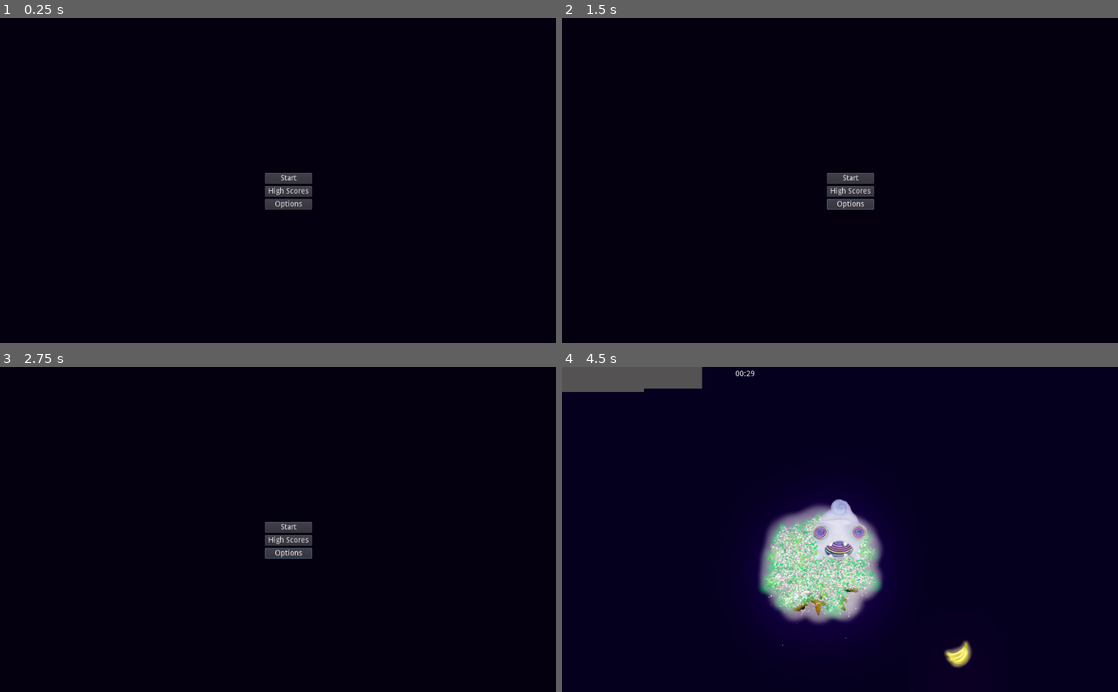
Above: before the commit, frames 1-4 (two rows, left to right).
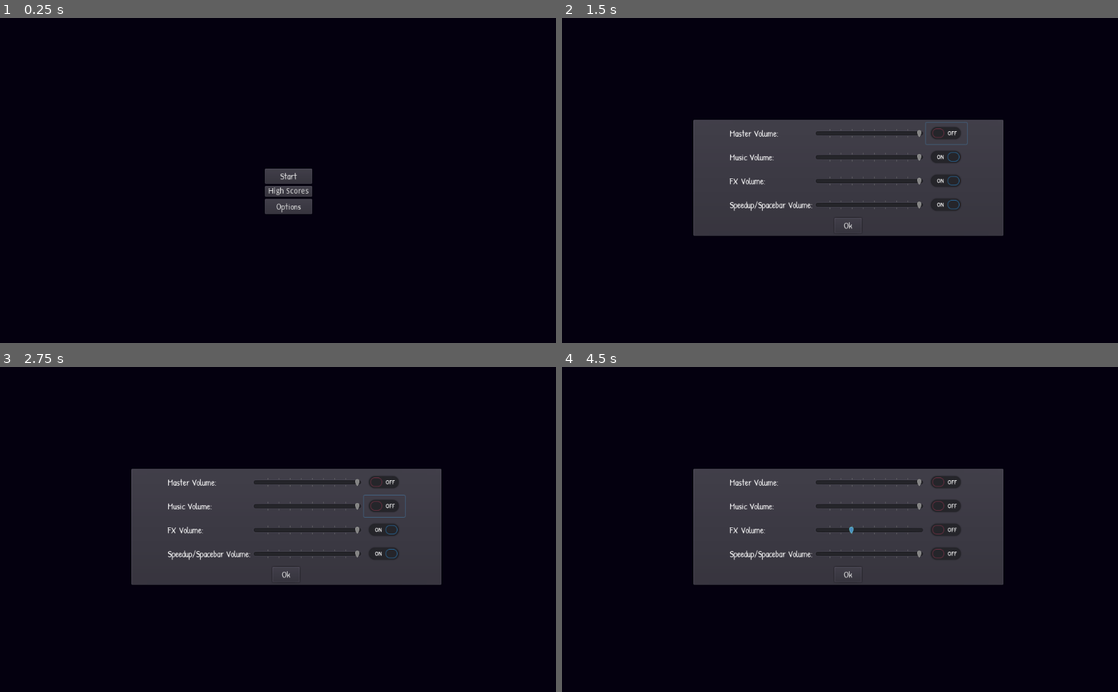
Above: after the commit, the same moments.

Repository: FastLikeAstar/HedgeJam4
Game: Godot game, scene res://menus/Menu.tscn
The game is run twice, just before and just after one commit, with the same random seed, the same clock (stepped at 60 frames per second) and the same inputs. Before the commit the project starts from res://Menu.tscn.
Inputs (mouse positions are in pixels of both pictures, inside the frame that each line leads up to):
- Up to frame 1 (0.25 s): no input
- Up to frame 2 (1.5 s): click "Options" at 0.5 s; click (945, 135) at 1.27 s
- Up to frame 3 (2.75 s): click (383, 506) at 2.02 s
- Up to frame 4 (4.5 s): click (945, 529) at 2.77 s; click (945, 552) at 3.52 s; click "Start" at 4.25 s

The runs differ from the first frame. In frame 1, 0.3% of the frame differs, in the area x 47-57%, y 46-61%; in frame 2, 19%; in frame 3, 19%; in frame 4, 27%, in the area x 0-80%, y 0-93%.

Commit message:
Added more audio feedback and audio settings

Diff:
--- /dev/null
+++ b/AudioSettings.gd
@@ -0,0 +1,106 @@
+extends Control
+
+
+# Declare member variables here. Examples:
+# var a = 2
+# var b = "text"
+var masterVolume;
+var fxVolume;
+var musicVolume;
+var spacebarVolume;
+
+var masterOn;
+var fxOn;
+var musicOn;
+var spacebarOn;
+
+# Called when the node enters the scene tree for the first time.
+func _ready():
+	masterVolume = AudioServer.get_bus_volume_db(0);
+	fxVolume = AudioServer.get_bus_volume_db(2);
+	musicVolume = AudioServer.get_bus_volume_db(1);
+	spacebarVolume = AudioServer.get_bus_volume_db(4);
+	masterOn = AudioServer.is_bus_mute(0);
+	fxOn = AudioServer.is_bus_mute(2);
+	musicOn = AudioServer.is_bus_mute(1);
+	spacebarOn = AudioServer.is_bus_mute(4);
+
+
+# Called every frame. 'delta' is the elapsed time since the previous frame.
+#func _process(delta):
+#	pass
+
+
+
+
+
+func _on_masterVolumeSlider_value_changed(value):
+	AudioServer.set_bus_volume_db(0, value);
+	AudioManager.play_fx("big_chomp");
+
+
+
+func _on_musicVolumeSlider_value_changed(value):
+	AudioServer.set_bus_volume_db(1, value);
+
+
+
+func _on_fxVolumeSlider_value_changed(value):
+	AudioServer.set_bus_volume_db(2, value);
+	AudioServer.set_bus_volume_db(3, value);
+	AudioManager.play_fx("big_chomp")
+
+
+
+func _on_spacebarVolumeSlider_value_changed(value):
+	AudioServer.set_bus_volume_db(4, value);
+	AudioManager.play_click();
+
+
+
+func _on_masterMute_toggled(button_pressed):
+	AudioServer.set_bus_mute(0,!button_pressed);
+	AudioManager.play_click();
+
+
+
+func _on_spacebarMute_toggled(button_pressed):
+	AudioServer.set_bus_mute(4,!button_pressed);
+	AudioManager.play_click();
+
+
+
+func _on_fxMute_toggled(button_pressed):
+	AudioServer.set_bus_mute(2,!button_pressed);
+	AudioServer.set_bus_mute(3,!button_pressed);
+	AudioManager.play_click();
+
+
+
+func _on_musicMute_toggled(button_pressed):
+	AudioServer.set_bus_mute(1,!button_pressed);
+	AudioManager.play_click();
+
+
+
+func _on_Button_pressed():
+	self.visible = false;
+
+
+
+func _on_masterMute_mouse_entered():
+	AudioManager.play_hover();
+
+
+func _on_musicMute_mouse_entered():
+	AudioManager.play_hover();
+
+
+
+func _on_fxMute_mouse_entered():
+	AudioManager.play_hover();
+
+
+
+func _on_spacebarMute_mouse_entered():
+	AudioManager.play_hover();
--- a/audio/AudioManager.gd
+++ b/audio/AudioManager.gd
@@ -55,3 +55,14 @@
 # Called every frame. 'delta' is the elapsed time since the previous frame.
 #func _process(delta):
 #	pass
+func player_levelup():
+	$LevelUp.play();
+
+func player_speedup():
+	$SpeedUp.play();
+
+func play_hover():
+	$Hover.play();
+
+func play_click():
+	$OnClick.play();
--- a/audio/AudioManager.tscn
+++ b/audio/AudioManager.tscn
@@ -7,6 +7,9 @@
 [ext_resource path="res://audio/kyle_biting_carrot2.wav" type="AudioStream" id=5]
 [ext_resource path="res://audio/kyle_biting_carrot1.wav" type="AudioStream" id=6]
 [ext_resource path="res://audio/kyle_fingers_on_pad_fast_tapping.wav" type="AudioStream" id=7]
+[ext_resource path="res://audio/kyle_mouth_bubble_pop.wav" type="AudioStream" id=8]
+[ext_resource path="res://audio/kyle_tongue_click_low.wav" type="AudioStream" id=9]
+[ext_resource path="res://audio/kyle_mouth_raindrop.wav" type="AudioStream" id=10]
 
 [node name="AudioManager" type="Node"]
 script = ExtResource( 1 )
@@ -27,7 +30,7 @@
 
 [node name="Steps" type="AudioStreamPlayer" parent="."]
 stream = ExtResource( 4 )
-volume_db = 5.0
+volume_db = 8.0
 bus = "Movement"
 
 [node name="BigChomp" type="AudioStreamPlayer" parent="."]
@@ -42,10 +45,25 @@
 
 [node name="BiggerSteps" type="AudioStreamPlayer" parent="."]
 stream = ExtResource( 2 )
-volume_db = 5.0
+volume_db = -5.487
+pitch_scale = 1.2
 bus = "Movement"
 
 [node name="GiantSteps" type="AudioStreamPlayer" parent="."]
 stream = ExtResource( 7 )
-volume_db = 5.0
+volume_db = 8.0
+pitch_scale = 1.3
 bus = "Movement"
+
+[node name="SpeedUp" type="AudioStreamPlayer" parent="."]
+
+[node name="Hover" type="AudioStreamPlayer" parent="."]
+stream = ExtResource( 10 )
+bus = "Effects"
+
+[node name="OnClick" type="AudioStreamPlayer" parent="."]
+stream = ExtResource( 9 )
+bus = "Effects"
+
+[node name="LevelUp" type="AudioStreamPlayer" parent="."]
+stream = ExtResource( 8 )
--- a/default_bus_layout.tres
+++ b/default_bus_layout.tres
@@ -1,21 +1,38 @@
-[gd_resource type="AudioBusLayout" format=2]
+[gd_resource type="AudioBusLayout" load_steps=3 format=2]
+
+[sub_resource type="AudioEffectLimiter" id=2]
+resource_name = "Limiter"
+
+[sub_resource type="AudioEffectLimiter" id=1]
+resource_name = "Limiter"
 
 [resource]
+bus/0/volume_db = 0.662756
 bus/1/name = "Music"
 bus/1/solo = false
 bus/1/mute = false
 bus/1/bypass_fx = false
-bus/1/volume_db = -80.0
+bus/1/volume_db = 0.464998
 bus/1/send = "Master"
+bus/1/effect/0/effect = SubResource( 2 )
+bus/1/effect/0/enabled = true
 bus/2/name = "Movement"
 bus/2/solo = false
 bus/2/mute = false
 bus/2/bypass_fx = false
 bus/2/volume_db = 0.0
 bus/2/send = "Master"
+bus/2/effect/0/effect = SubResource( 1 )
+bus/2/effect/0/enabled = true
 bus/3/name = "Effects"
 bus/3/solo = false
 bus/3/mute = false
 bus/3/bypass_fx = false
-bus/3/volume_db = -80.0
+bus/3/volume_db = -0.526013
 bus/3/send = "Master"
+bus/4/name = "SpeedUp"
+bus/4/solo = false
+bus/4/mute = false
+bus/4/bypass_fx = false
+bus/4/volume_db = 0.0
+bus/4/send = "Master"
--- /dev/null
+++ b/feedback/ButtonJuice.gd
@@ -0,0 +1,25 @@
+extends Button
+
+
+# Declare member variables here. Examples:
+# var a = 2
+# var b = "text"
+onready var particleScene = preload("res://feedback/FeedbackParticles.tscn");
+var particles
+# Called when the node enters the scene tree for the first time.
+func _ready():
+	self.connect("mouse_entered", self, "on_hover");
+	self.connect("pressed", self, "on_button_pressed");
+	particles = particleScene.instance();
+	add_child(particles);
+# Called every frame. 'delta' is the elapsed time since the previous frame.
+#func _process(delta):
+#	pass
+func on_button_pressed():
+	var mousePosition = get_viewport().get_mouse_position();
+	particles.position = mousePosition
+	AudioManager.play_click();
+	particles.emitting = true;
+
+func on_hover():
+	AudioManager.play_hover();
--- /dev/null
+++ b/feedback/FeedbackParticles.gd
@@ -0,0 +1,21 @@
+extends CPUParticles2D
+
+
+# Declare member variables here. Examples:
+# var a = 2
+# var b = "text"
+
+
+# Called when the node enters the scene tree for the first time.
+func _ready():
+	pass # Replace with function body.
+
+func _input(event):
+	if event is InputEventMouseButton:
+
+		#event.pressed is True when pressed / False when released
+		if event.pressed == false:
+			emitting = true   # This will start the particle system
+# Called every frame. 'delta' is the elapsed time since the previous frame.
+#func _process(delta):
+#	pass
--- /dev/null
+++ b/feedback/FeedbackParticles.tscn
@@ -0,0 +1,15 @@
+[gd_scene load_steps=2 format=2]
+
+[ext_resource path="res://rainbowBlockGradiant.tres" type="Gradient" id=1]
+
+[node name="FeedbackParticles" type="CPUParticles2D"]
+emitting = false
+amount = 16
+lifetime = 0.6
+one_shot = true
+explosiveness = 1.0
+direction = Vector2( 0, 0 )
+spread = 180.0
+initial_velocity = 50.0
+tangential_accel = -100.0
+color_initial_ramp = ExtResource( 1 )
--- /dev/null
+++ b/menus/AudioMenu.tscn
@@ -0,0 +1,189 @@
+[gd_scene load_steps=7 format=2]
+
+[ext_resource path="res://AudioSettings.gd" type="Script" id=1]
+[ext_resource path="res://feedback/ButtonJuice.gd" type="Script" id=2]
+[ext_resource path="res://new_dynamicfont.tres" type="DynamicFont" id=3]
+[ext_resource path="res://PatrickHand-Regular.ttf" type="DynamicFontData" id=4]
+
+[sub_resource type="DynamicFont" id=1]
+font_data = ExtResource( 4 )
+
+[sub_resource type="DynamicFont" id=2]
+font_data = ExtResource( 4 )
+
+[node name="AudioSettings" type="Popup"]
+anchor_right = 1.0
+anchor_bottom = 1.0
+margin_right = -1024.0
+margin_bottom = -600.0
+grow_horizontal = 2
+grow_vertical = 2
+script = ExtResource( 1 )
+
+[node name="PanelContainer" type="PanelContainer" parent="."]
+margin_left = 240.0
+margin_top = 186.0
+margin_right = 815.0
+margin_bottom = 396.0
+
+[node name="HBoxContainer" type="HBoxContainer" parent="PanelContainer"]
+margin_left = 7.0
+margin_top = 7.0
+margin_right = 568.0
+margin_bottom = 203.0
+alignment = 1
+
+[node name="VBoxContainer" type="VBoxContainer" parent="PanelContainer/HBoxContainer"]
+margin_left = 51.0
+margin_right = 509.0
+margin_bottom = 196.0
+alignment = 1
+
+[node name="HBoxContainer" type="HBoxContainer" parent="PanelContainer/HBoxContainer/VBoxContainer"]
+margin_right = 458.0
+margin_bottom = 40.0
+grow_horizontal = 2
+grow_vertical = 2
+size_flags_horizontal = 3
+
+[node name="Label" type="Label" parent="PanelContainer/HBoxContainer/VBoxContainer/HBoxContainer"]
+margin_top = 13.0
+margin_right = 174.0
+margin_bottom = 27.0
+size_flags_horizontal = 3
+custom_fonts/font = SubResource( 1 )
+text = "Master Volume:"
+
+[node name="masterVolumeSlider" type="HSlider" parent="PanelContainer/HBoxContainer/VBoxContainer/HBoxContainer"]
+margin_left = 178.0
+margin_right = 378.0
+margin_bottom = 40.0
+rect_min_size = Vector2( 200, 0 )
+size_flags_vertical = 1
+min_value = -40.0
+max_value = 0.0
+tick_count = 10
+
+[node name="masterMute" type="CheckButton" parent="PanelContainer/HBoxContainer/VBoxContainer/HBoxContainer"]
+margin_left = 382.0
+margin_right = 458.0
+margin_bottom = 40.0
+pressed = true
+
+[node name="HBoxContainer2" type="HBoxContainer" parent="PanelContainer/HBoxContainer/VBoxContainer"]
+margin_top = 44.0
+margin_right = 458.0
+margin_bottom = 84.0
+
+[node name="Label" type="Label" parent="PanelContainer/HBoxContainer/VBoxContainer/HBoxContainer2"]
+margin_top = 13.0
+margin_right = 174.0
+margin_bottom = 27.0
+size_flags_horizontal = 3
+custom_fonts/font = SubResource( 2 )
+text = "Music Volume:"
+
+[node name="musicVolumeSlider" type="HSlider" parent="PanelContainer/HBoxContainer/VBoxContainer/HBoxContainer2"]
+margin_left = 178.0
+margin_right = 378.0
+margin_bottom = 40.0
+rect_min_size = Vector2( 200, 0 )
+size_flags_vertical = 1
+min_value = -40.0
+max_value = 0.0
+tick_count = 10
+
+[node name="musicMute" type="CheckButton" parent="PanelContainer/HBoxContainer/VBoxContainer/HBoxContainer2"]
+margin_left = 382.0
+margin_right = 458.0
+margin_bottom = 40.0
+pressed = true
+
+[node name="HBoxContainer3" type="HBoxContainer" parent="PanelContainer/HBoxContainer/VBoxContainer"]
+margin_top = 88.0
+margin_right = 458.0
+margin_bottom = 128.0
+
+[node name="Label" type="Label" parent="PanelContainer/HBoxContainer/VBoxContainer/HBoxContainer3"]
+margin_top = 13.0
+margin_right = 174.0
+margin_bottom = 27.0
+size_flags_horizontal = 3
+custom_fonts/font = ExtResource( 3 )
+text = "FX Volume:"
+
+[node name="fxVolumeSlider" type="HSlider" parent="PanelContainer/HBoxContainer/VBoxContainer/HBoxContainer3"]
+margin_left = 178.0
+margin_right = 378.0
+margin_bottom = 40.0
+rect_min_size = Vector2( 200, 0 )
+size_flags_vertical = 1
+min_value = -40.0
+max_value = 0.0
+tick_count = 10
+
+[node name="fxMute" type="CheckButton" parent="PanelContainer/HBoxContainer/VBoxContainer/HBoxContainer3"]
+margin_left = 382.0
+margin_right = 458.0
+margin_bottom = 40.0
+pressed = true
+
+[node name="HBoxContainer4" type="HBoxContainer" parent="PanelContainer/HBoxContainer/VBoxContainer"]
+margin_top = 132.0
+margin_right = 458.0
+margin_bottom = 172.0
+
+[node name="Label" type="Label" parent="PanelContainer/HBoxContainer/VBoxContainer/HBoxContainer4"]
+margin_top = 13.0
+margin_right = 174.0
+margin_bottom = 27.0
+size_flags_horizontal = 3
+custom_fonts/font = ExtResource( 3 )
+text = "Speedup/Spacebar Volume:"
+
+[node name="spacebarVolumeSlider" type="HSlider" parent="PanelContainer/HBoxContainer/VBoxContainer/HBoxContainer4"]
+margin_left = 178.0
+margin_right = 378.0
+margin_bottom = 40.0
+rect_min_size = Vector2( 200, 0 )
+size_flags_vertical = 1
+min_value = -40.0
+max_value = 0.0
+tick_count = 10
+
+[node name="spacebarMute" type="CheckButton" parent="PanelContainer/HBoxContainer/VBoxContainer/HBoxContainer4"]
+margin_left = 382.0
+margin_right = 458.0
+margin_bottom = 40.0
+pressed = true
+
+[node name="HBoxContainer5" type="HBoxContainer" parent="PanelContainer/HBoxContainer/VBoxContainer"]
+margin_top = 176.0
+margin_right = 458.0
+margin_bottom = 196.0
+alignment = 1
+
+[node name="Button" type="Button" parent="PanelContainer/HBoxContainer/VBoxContainer/HBoxContainer5"]
+margin_left = 204.0
+margin_right = 254.0
+margin_bottom = 20.0
+rect_min_size = Vector2( 50, 0 )
+size_flags_horizontal = 0
+size_flags_vertical = 0
+custom_fonts/font = ExtResource( 3 )
+text = "Ok"
+script = ExtResource( 2 )
+
+[connection signal="value_changed" from="PanelContainer/HBoxContainer/VBoxContainer/HBoxContainer/masterVolumeSlider" to="." method="_on_masterVolumeSlider_value_changed"]
+[connection signal="mouse_entered" from="PanelContainer/HBoxContainer/VBoxContainer/HBoxContainer/masterMute" to="." method="_on_masterMute_mouse_entered"]
+[connection signal="toggled" from="PanelContainer/HBoxContainer/VBoxContainer/HBoxContainer/masterMute" to="." method="_on_masterMute_toggled"]
+[connection signal="value_changed" from="PanelContainer/HBoxContainer/VBoxContainer/HBoxContainer2/musicVolumeSlider" to="." method="_on_musicVolumeSlider_value_changed"]
+[connection signal="mouse_entered" from="PanelContainer/HBoxContainer/VBoxContainer/HBoxContainer2/musicMute" to="." method="_on_musicMute_mouse_entered"]
+[connection signal="toggled" from="PanelContainer/HBoxContainer/VBoxContainer/HBoxContainer2/musicMute" to="." method="_on_musicMute_toggled"]
+[connection signal="value_changed" from="PanelContainer/HBoxContainer/VBoxContainer/HBoxContainer3/fxVolumeSlider" to="." method="_on_fxVolumeSlider_value_changed"]
+[connection signal="mouse_entered" from="PanelContainer/HBoxContainer/VBoxContainer/HBoxContainer3/fxMute" to="." method="_on_fxMute_mouse_entered"]
+[connection signal="toggled" from="PanelContainer/HBoxContainer/VBoxContainer/HBoxContainer3/fxMute" to="." method="_on_fxMute_toggled"]
+[connection signal="value_changed" from="PanelContainer/HBoxContainer/VBoxContainer/HBoxContainer4/spacebarVolumeSlider" to="." method="_on_spacebarVolumeSlider_value_changed"]
+[connection signal="mouse_entered" from="PanelContainer/HBoxContainer/VBoxContainer/HBoxContainer4/spacebarMute" to="." method="_on_spacebarMute_mouse_entered"]
+[connection signal="toggled" from="PanelContainer/HBoxContainer/VBoxContainer/HBoxContainer4/spacebarMute" to="." method="_on_spacebarMute_toggled"]
+[connection signal="pressed" from="PanelContainer/HBoxContainer/VBoxContainer/HBoxContainer5/Button" to="." method="_on_Button_pressed"]
--- a/Menu.gd
+++ b/menus/Menu.gd
@@ -12,6 +12,7 @@
 	AudioManager.play_music("menu");
 
 
+
 # Called every frame. 'delta' is the elapsed time since the previous frame.
 #func _process(delta):
 #	pass
@@ -19,3 +20,12 @@
 
 func _on_Start_button_down():
 	get_tree().change_scene("res://level/World.tscn");
+
+
+
+
+
+
+
+func _on_Options_pressed():
+	$AudioSettings.show();
--- a/Menu.tscn
+++ b/menus/Menu.tscn
@@ -1,12 +1,15 @@
-[gd_scene load_steps=3 format=2]
+[gd_scene load_steps=6 format=2]
 
-[ext_resource path="res://Menu.gd" type="Script" id=1]
-[ext_resource path="res://audio/MenuSoundTrack.mp3" type="AudioStream" id=2]
+[ext_resource path="res://menus/AudioMenu.tscn" type="PackedScene" id=2]
+[ext_resource path="res://menus/Menu.gd" type="Script" id=3]
+[ext_resource path="res://audio/MenuSoundTrack.mp3" type="AudioStream" id=4]
+[ext_resource path="res://feedback/ButtonJuice.gd" type="Script" id=5]
+[ext_resource path="res://new_dynamicfont.tres" type="DynamicFont" id=6]
 
 [node name="Control" type="Control"]
 anchor_right = 1.0
 anchor_bottom = 1.0
-script = ExtResource( 1 )
+script = ExtResource( 3 )
 
 [node name="HBoxContainer" type="HBoxContainer" parent="."]
 anchor_right = 1.0
@@ -22,10 +25,12 @@
 alignment = 1
 
 [node name="Start" type="Button" parent="HBoxContainer/VBoxContainer"]
-margin_top = 286.0
+margin_top = 278.0
 margin_right = 87.0
 margin_bottom = 306.0
+custom_fonts/font = ExtResource( 6 )
 text = "Start"
+script = ExtResource( 5 )
 
 [node name="High Scores" type="Button" parent="HBoxContainer/VBoxContainer"]
 margin_top = 310.0
@@ -36,12 +41,17 @@
 [node name="Options" type="Button" parent="HBoxContainer/VBoxContainer"]
 margin_top = 334.0
 margin_right = 87.0
-margin_bottom = 354.0
+margin_bottom = 362.0
+custom_fonts/font = ExtResource( 6 )
 text = "Options"
+script = ExtResource( 5 )
 
 [node name="AudioStreamPlayer" type="AudioStreamPlayer" parent="."]
-stream = ExtResource( 2 )
+stream = ExtResource( 4 )
 autoplay = true
 bus = "Music"
 
+[node name="AudioSettings" parent="." instance=ExtResource( 2 )]
+
 [connection signal="button_down" from="HBoxContainer/VBoxContainer/Start" to="." method="_on_Start_button_down"]
+[connection signal="pressed" from="HBoxContainer/VBoxContainer/Options" to="." method="_on_Options_pressed"]
--- /dev/null
+++ b/new_dynamicfont.tres
@@ -0,0 +1,6 @@
+[gd_resource type="DynamicFont" load_steps=2 format=2]
+
+[ext_resource path="res://PatrickHand-Regular.ttf" type="DynamicFontData" id=1]
+
+[resource]
+font_data = ExtResource( 1 )
--- a/player/Player.gd
+++ b/player/Player.gd
@@ -83,6 +83,7 @@
 
 
 	if Input.is_action_just_pressed("run_faster"):
+		AudioManager.player_speedup();
 		$DashTimer.start(1);
 		$DashFeedback.start(0.5);
 		$DashFeedback.start(0.5);
@@ -143,24 +144,30 @@
 		fruitLevel += 1;
 		fruitPoints -= fruitPointBreakPoint;
 		if (fruitLevel > 5):
+			$AudioManager.player_levelup()
 			emit_signal("game_win");
 			end_session();
 			print("Game Won");
 		else:
 			emit_signal("level_up", fruitLevel);
 			if (fruitLevel == 1):
+				$AudioManager.player_levelup()
 				$AnimatedSprite.scale = Vector2(1.1, 1.1);
 				print("Level 1");
 			elif (fruitLevel == 2):
+				$AudioManager.player_levelup()
 				$AnimatedSprite.scale = Vector2(1.2, 1.2);
 				AudioManager.player_idle();
 				print("Level 2");
 			elif (fruitLevel == 3):
+				$AudioManager.player_levelup()
 				$AnimatedSprite.scale = Vector2(1.4, 1.4);
 				print("Level 3");
+				$AudioManager.player_levelup()
 			elif (fruitLevel == 4):
 				AudioManager.player_idle();
 				print("Level 4");
+				$AudioManager.player_levelup()
 				$AnimatedSprite.scale = Vector2(1.8, 1.8);
 	emit_signal("current_points", fruitPoints, fruitLevel);
 
--- a/project.godot
+++ b/project.godot
@@ -11,7 +11,7 @@
 [application]
 
 config/name="Hedge Jam 4"
-run/main_scene="res://Menu.tscn"
+run/main_scene="res://menus/Menu.tscn"
 config/icon="res://icon.png"
 
 [autoload]
Not shown: 1 places in audio/AudioManager.tscn that only renumber resources
Not shown, added: audio/kyle_cheek_smack.wav.import
Not shown, added: audio/kyle_mouth_bubble_pop.wav.import
Not shown, added: audio/kyle_mouth_raindrop.wav.import
Not shown, added: audio/kyle_soft_whistle.wav.import
Not shown, added: audio/kyle_tongue_click_low.wav.import
Not shown, added: audio/kyle_cheek_smack.wav
Not shown, added: audio/kyle_mouth_bubble_pop.wav
Not shown, added: audio/kyle_mouth_raindrop.wav
Not shown, added: audio/kyle_soft_whistle.wav
Not shown, added: audio/kyle_tongue_click_low.wav
